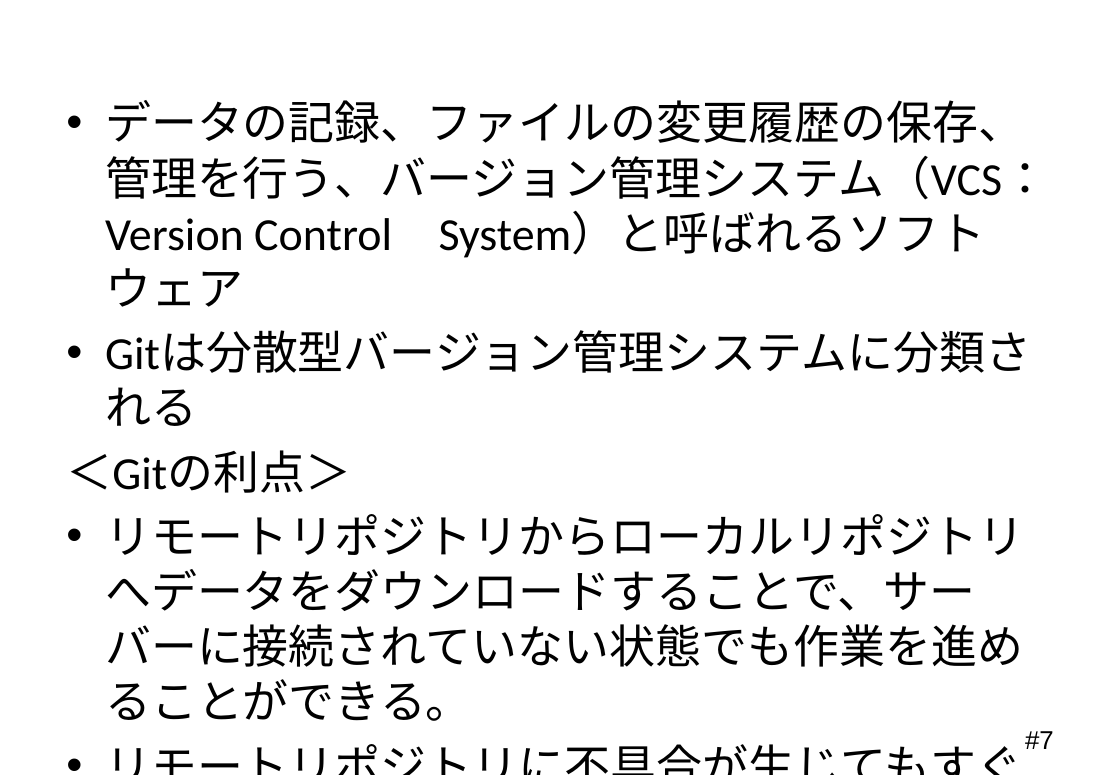
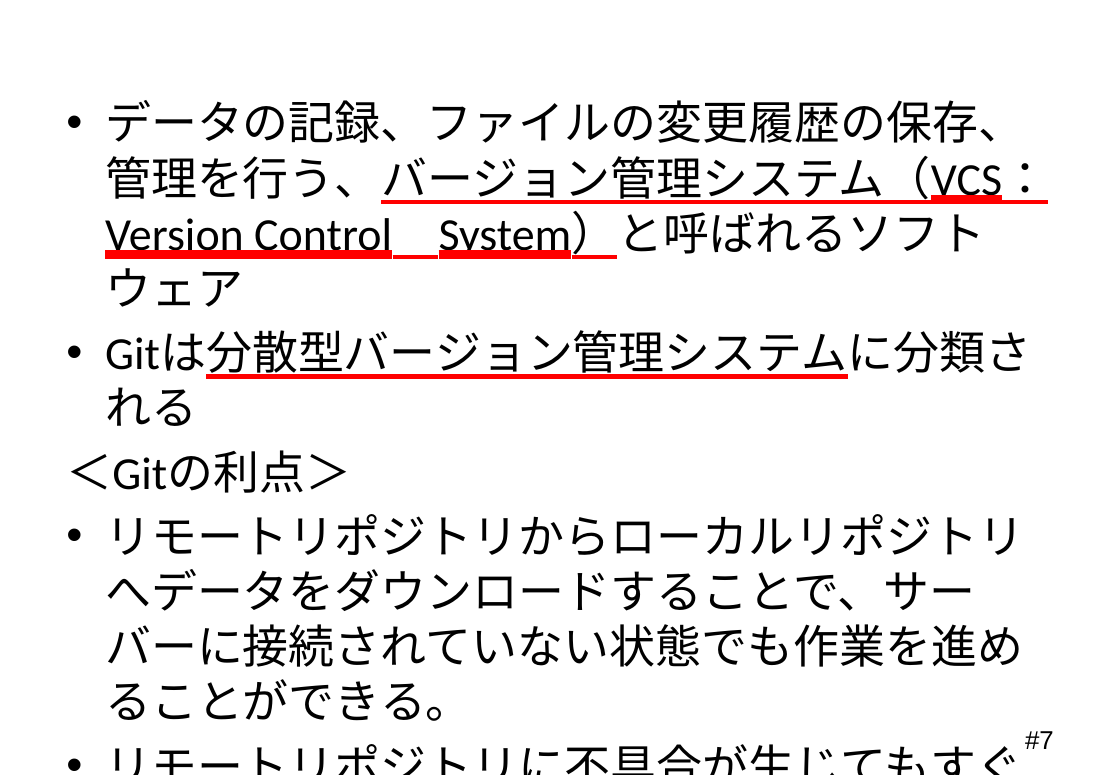
Before and after one commit to Mocchy2/graduation-thesis, a slide deck: slide 7 of 卒業論文 発表用スライド.pptx. Drawn at 1120x775 pixels with LibreOffice and Linux fonts; fonts in the diff are those of the drawing; background and template pictures are left out. Boxes give left, top, right and bottom in pixels: in the first picture for what was removed or moved away, otherwise in the second. Text is boxed around its words. In the diff, an @@ line names an element or a change of style, - is before the commit and + after.

Commit message:
スライドの変更9

```diff
--- a/卒業論文 発表用スライド.pptx
+++ b/卒業論文 発表用スライド.pptx
@@ text at box(105, 100, 1048, 307): underline on in "データの記録、ファイルの変更履歴の保存、管理を行う、バージョン管理システム（VCS：Version Control Sy ...", "Gitは分散型バージョン管理システムに分類される" @@
```
Also in this commit, not shown: 1 other slide changed, 2 slides added.
